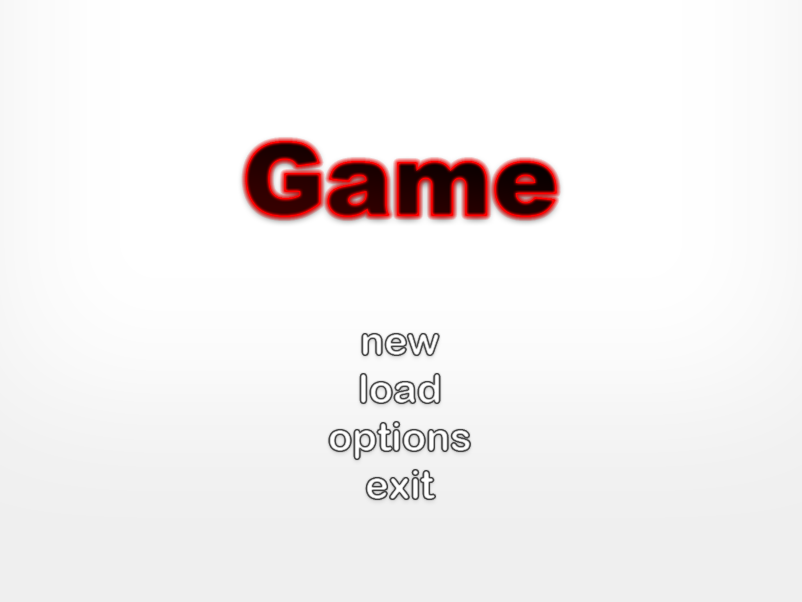
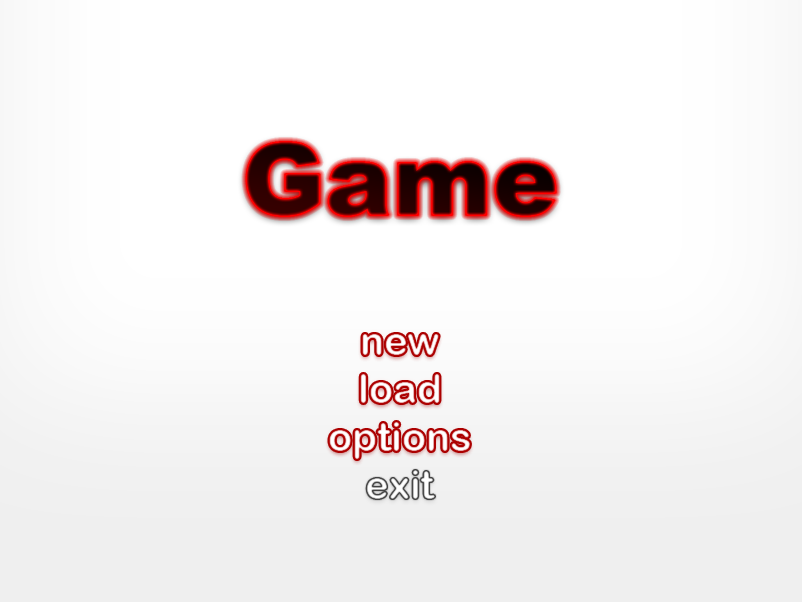
Two versions of the same layered image (802px x 602px). Layer-by-layer changes:
showed group "Hover Text" (4 layers) over [left=329, top=334, right=470, bottom=465]
